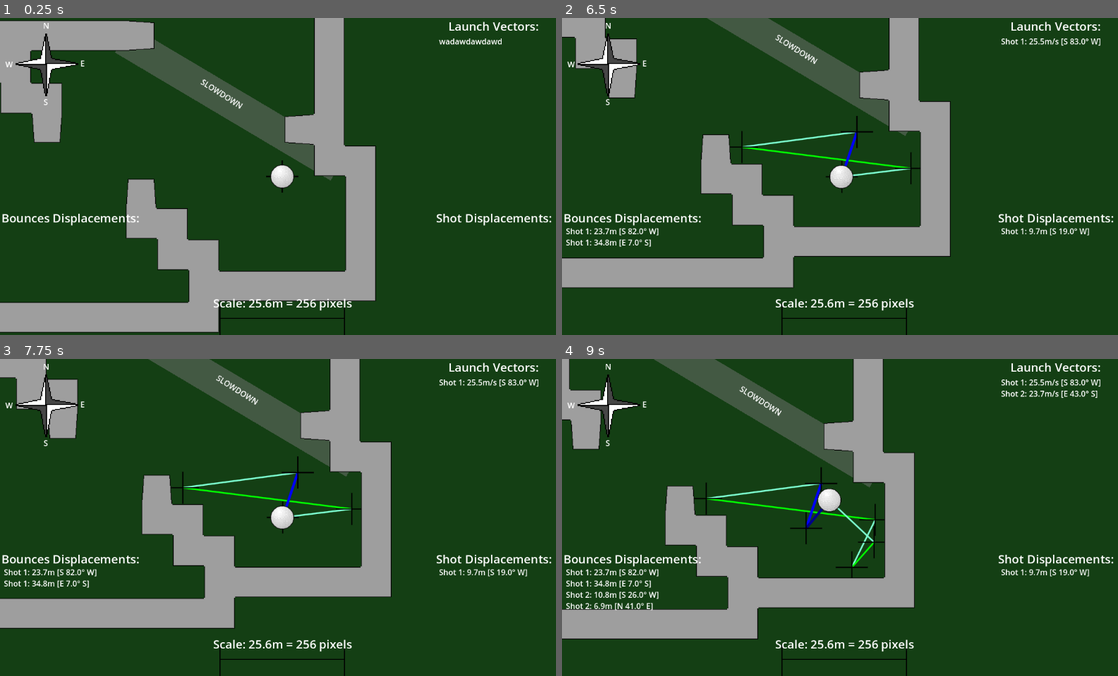
Above: before the commit, frames 1-4 (two rows, left to right).
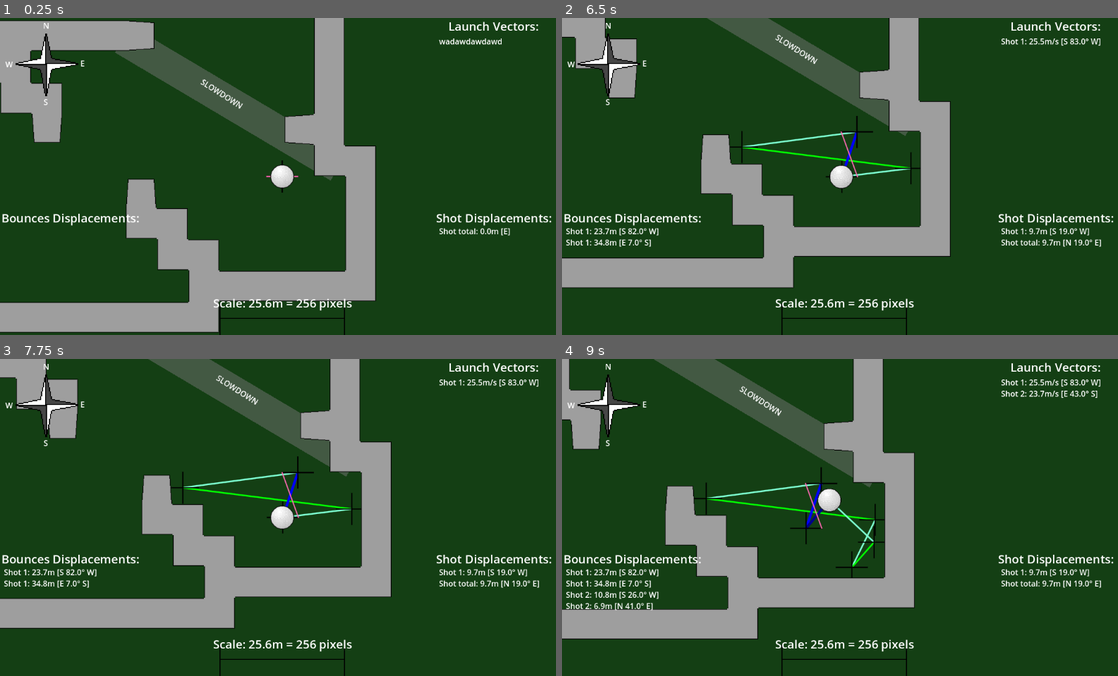
Above: after the commit, the same moments.

Repository: EightLimbed/physics-golf
Game: Godot game, scene res://Game.tscn
Two runs of this game, one before a commit and one after it. Both use one fixed random seed, a clock stepped at 60 frames per second and the inputs below.
Inputs (mouse positions are in pixels of both pictures, inside the frame that each line leads up to):
- Up to frame 1 (0.25 s): no input
- Up to frame 2 (6.5 s): click (845, 176) at 0.5 s; click (845, 176) at 1.25 s; click (845, 176) at 2 s; tap Enter at 2.75 s; move the mouse to (967, 160) at 2.77 s; move the mouse to (728, 192) at 3.52 s; move the mouse to (901, 106) at 4.27 s; move the mouse to (817, 239) at 5.02 s; move the mouse to (1012, 224) at 5.77 s
- Up to frame 3 (7.75 s): move the mouse to (111, 469) at 6.52 s; move the mouse to (311, 517) at 7.27 s
- Up to frame 4 (9 s): tap Space at 8 s; move the mouse to (762, 438) at 8.02 s; move the mouse to (967, 501) at 8.77 s

The runs differ from the first frame. In frame 1, 0.1% of the frame differs, in the area x 47-92%, y 49-69%; in frame 2, 0.2%, in the area x 50-97%, y 35-73%; in frame 3, 0.2%; in frame 4, 0.2%.

Commit message:
Added Shot Total Display and Position Reset

Diff:
--- a/Ball.gd
+++ b/Ball.gd
@@ -6,22 +6,22 @@
 var launches : Array[String] = []
 
 func _ready() -> void:
-	reset(Vector2(0,0))
+	reset()
 
 func hit_goal(pos):
 	linear_velocity = Vector2.ZERO
-	sleeping = true
-	position = pos
-	sleeping = false
+	global_transform.origin = pos
 	game.vectors_totals.append(position)
 	game.update_shot_summary()
+	hide()
 
-func reset(pos):
+func reset():
 	linear_velocity = Vector2.ZERO
+	game.vectors.append(position)
+	game.vectors_totals.append(position)
 	launches = []
 	shot = 0
-	game.vectors.append(position)
-	game.vectors_totals.append(position)
+	show()
 
 func _process(_delta: float) -> void:
 	if linear_velocity.length() < 64 or linear_velocity.length() < -64:
--- a/Game.gd
+++ b/Game.gd
@@ -24,7 +24,7 @@
 	vectors_kinematics_totals  = []
 	update_vectors_display()
 
-func cartesian_to_kinematics(df : Vector2, shot):
+func cartesian_to_kinematics(df : Vector2, shot = "total"):
 	var dir = rad_to_deg(df.angle())
 	if dir < 0:
 		dir += 360
@@ -66,3 +66,7 @@
 			draw_line(vectors_totals[i]-Vector2(0,32),vectors_totals[i]+Vector2(0,32), Color.BLACK, 1, true)
 	vectors.remove_at(vectors.size()-1)
 	vectors_totals.remove_at(vectors_totals.size()-1)
+	draw_line(vectors_totals[0]-Vector2(32,0),vectors_totals[vectors_totals.size()-1]+Vector2(32,0), Color.HOT_PINK, 1, true)
+
+func total_displacement():
+	return cartesian_to_kinematics(vectors_totals[0]-vectors_totals[vectors_totals.size()-1])
--- a/HUD.gd
+++ b/HUD.gd
@@ -8,7 +8,7 @@
 	var display = ""
 	for v in vectors:
 		display += v+"\n"
-	$Shots.text = display
+	$Shots.text = display+str(get_parent().total_displacement())
 
 func display_launches(vectors : Array[String]):
 	var display = ""
@@ -38,6 +38,6 @@
 	$LevelComplete.hide()
 	$Button.hide()
 	get_parent().reset()
-	ball.reset(Vector2.ZERO)
+	ball.reset()
 	get_parent().get_child(get_parent().get_child_count()-1).queue_free()
 	get_parent().add_child(levels[current_level].instantiate())
--- a/Level.gd
+++ b/Level.gd
@@ -3,5 +3,5 @@
 var target : Vector2 = Vector2.ZERO
 
 func _on_area_2d_body_entered(body: Node2D) -> void:
-	body.hit_goal($Area2D.position)
+	body.hit_goal($Area2D.global_position)
 	get_parent().get_node("HUD").level_completed()
--- a/Level3.tscn
+++ b/Level3.tscn
@@ -126,7 +126,7 @@
 
 [node name="Level3" type="Node2D"]
 texture_filter = 1
-position = Vector2(-14, 0)
+position = Vector2(-104, -8)
 script = ExtResource("1_84iim")
 
 [node name="Slowdown" type="Area2D" parent="."]
Not shown, added: HUD.tscn1464933328.tmp
Not shown, added: HUD.tscn1493743330.tmp
